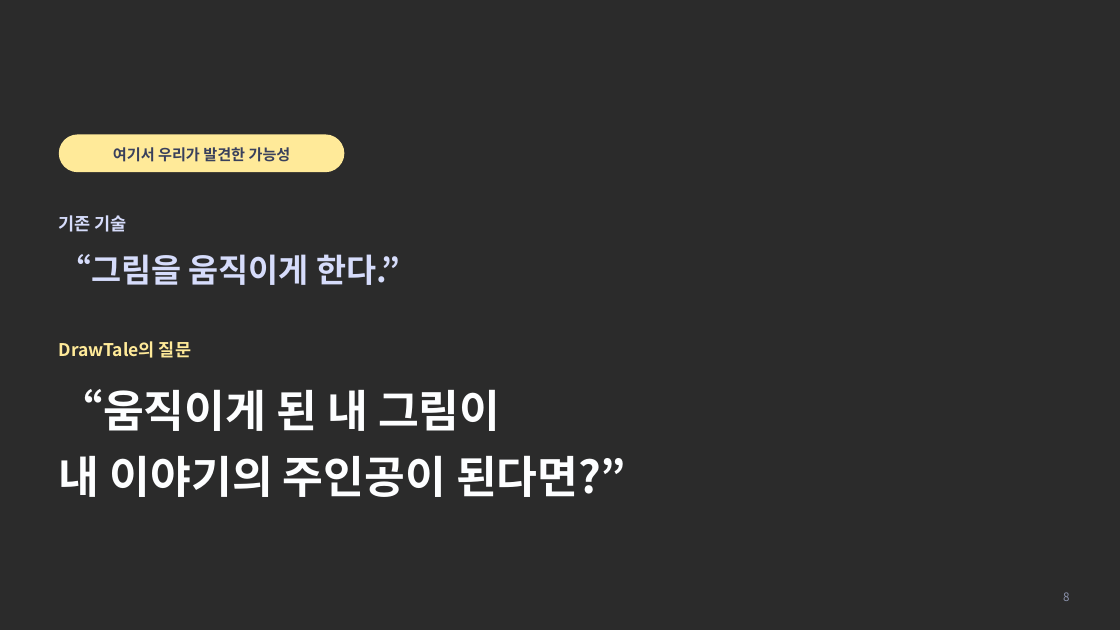
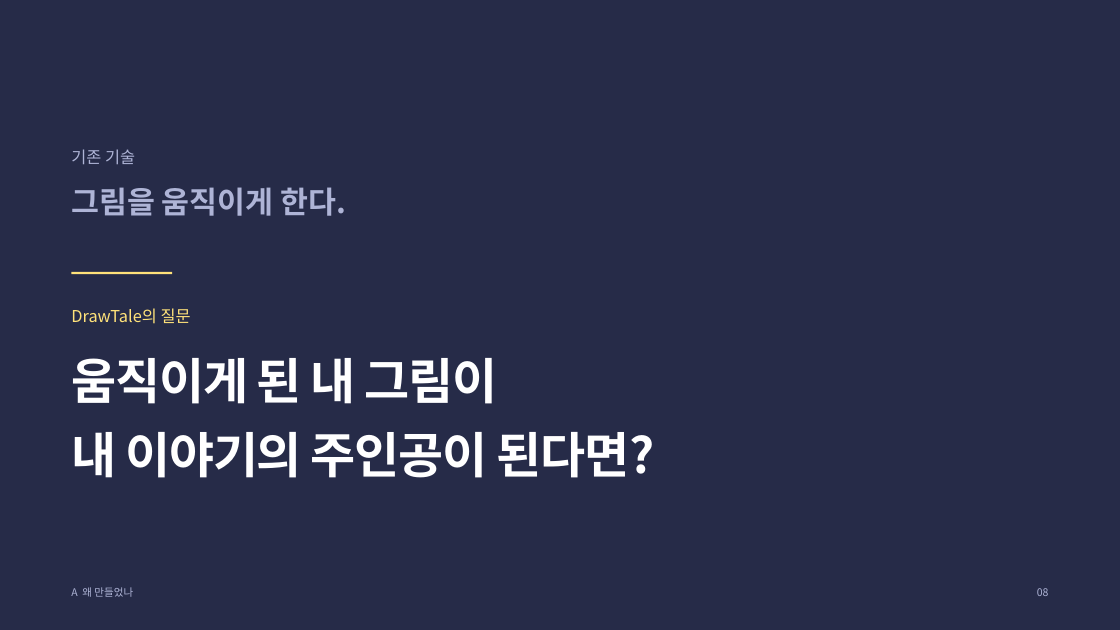
Before and after one commit to seominji58/drawtale-pt_docs, a slide deck: slide 8 of presentation/DrawTale_중간발표.pptx. Drawn at 1120x630 pixels with LibreOffice and Linux fonts; fonts in the diff are those of the drawing; background and template pictures are left out; a plain dark background stands for a picture behind light text. Boxes give left, top, right and bottom in pixels: in the first picture for what was removed or moved away, otherwise in the second. Text is boxed around its words. In the diff, an @@ line names an element or a change of style, - is before the commit and + after.

```diff
--- a/presentation/DrawTale_중간발표.pptx
+++ b/presentation/DrawTale_중간발표.pptx
@@ background picture (left out) to #262B48 @@
@@ rounded rectangle removed at [59,134,344,172] @@
@@ text "기존 기술": place and size @@
-text "기존 기술" at [59,215,127,232]
+text "기존 기술" at [71,149,135,164]
@@ text "기존 기술" at [71,149,135,164]: size 15 to 14 pt, text colour #D6DCFB to #AEB4D6, bold off; line spacing 1.15 to 1.2 @@
@@ text removed at [113,147,291,162] @@
-여기서 우리가 발견한 가능성
@@ text at [71,187,346,216]: text changed; size 28 to 26 pt; text colour #D6DCFB to #AEB4D6 @@
-“그림을 움직이게 한다.”
+그림을 움직이게 한다.
@@ line added from (71, 273) to (172, 273), #FFE27A 2 pt @@
@@ text "DrawTale의 질문": place and size @@
-text "DrawTale의 질문" at [59,341,191,358]
+text "DrawTale의 질문" at [71,308,191,324]
@@ text "DrawTale의 질문" at [71,308,191,324]: size 15 to 14 pt, text colour #FFEA99 to #FFE27A, bold off; line spacing 1.15 to 1.2 @@
@@ text at [71,358,655,478]: text changed; size 38 to 42 pt; text colour #FDFEFF to #FFFFFF @@
-“움직이게 된 내 그림이
-내 이야기의 주인공이 된다면?”
+움직이게 된 내 그림이
+내 이야기의 주인공이 된다면?
@@ text added at [71,587,133,597], 9 pt, text #AEB4D6 @@
+A 왜 만들었나
@@ text added at [1037,588,1049,596], 9 pt, text #AEB4D6 @@
+08
@@ text removed at [1063,592,1069,601] @@
-8
```
Also in this commit, not shown: 21 other slides changed, 4 other files.
